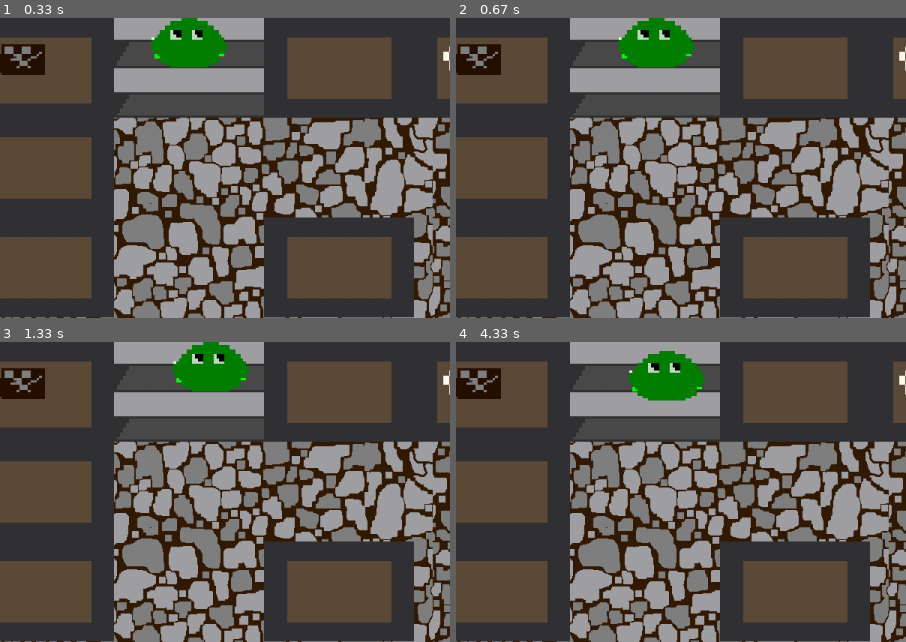
Above: before the commit, frames 1-4 (two rows, left to right).
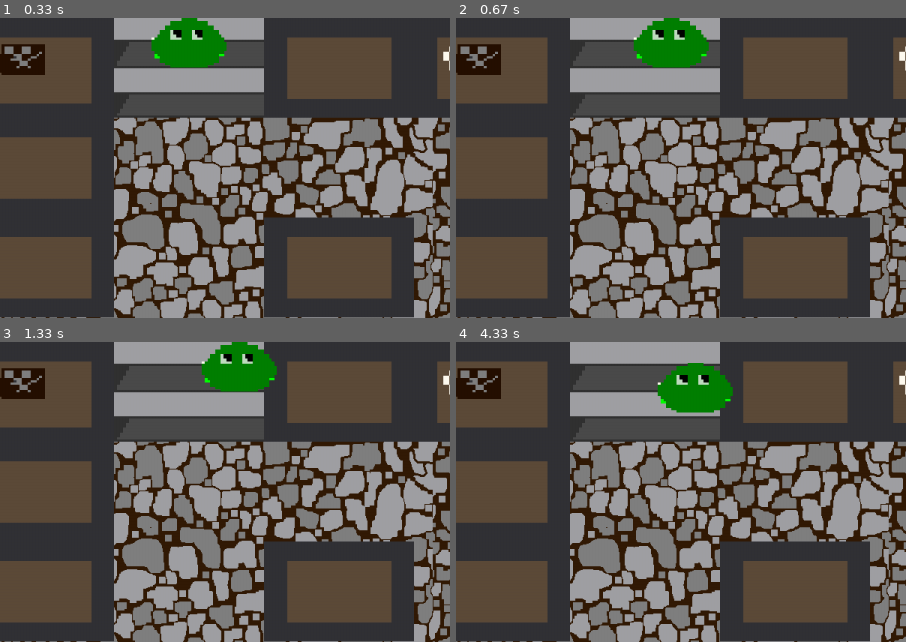
Above: after the commit, the same moments.

Repository: chris8855/Pygame_Project_Examples
Game: pygame game, started from Pygame_Project_Examples/Meandering-Muck-master/main.py
Two runs of this game, one before a commit and one after it. Both use one fixed random seed, a clock stepped at 60 frames per second and the inputs below.
Inputs:
- Up to frame 1 (0.33 s): no input
- Up to frame 2 (0.67 s): hold Right from 0.33 s (still down)
- Up to frame 3 (1.33 s): release Right at 0.8 s; hold Right from 1.17 s (still down)
- Up to frame 4 (4.33 s): release Right at 1.63 s; hold Left 1.67-2.2 s; hold Down 2.23-2.53 s; hold Left 2.57-2.97 s; hold Up 3-3.37 s; hold Right 3.4-4.03 s; hold Down from 4.07 s (still down)
The pictures show only the part of the screen within x 4-54%, y 0-50%; the shares and areas given below are measured in that part.

Frame 1 is identical in both runs. In frame 2, 1.5% of the frame differs, in the area x 36-57%, y 0-17%; in frame 3, 2.3%; in frame 4, 2.7%, in the area x 38-62%, y 3-24%.

Commit message:
Moving Faster

Diff:
--- a/Pygame_Project_Examples/Meandering-Muck-master/settings.py
+++ b/Pygame_Project_Examples/Meandering-Muck-master/settings.py
@@ -14,7 +14,7 @@
         self.screen_height = 800
         self.bg_color = (54, 38, 32)
         # Slime Settings.
-        self.slime_speed_factor = 1.5
+        self.slime_speed_factor = 3.5
         # Maze Settings
         self.maze_width = 4
         self.maze_height = 4
